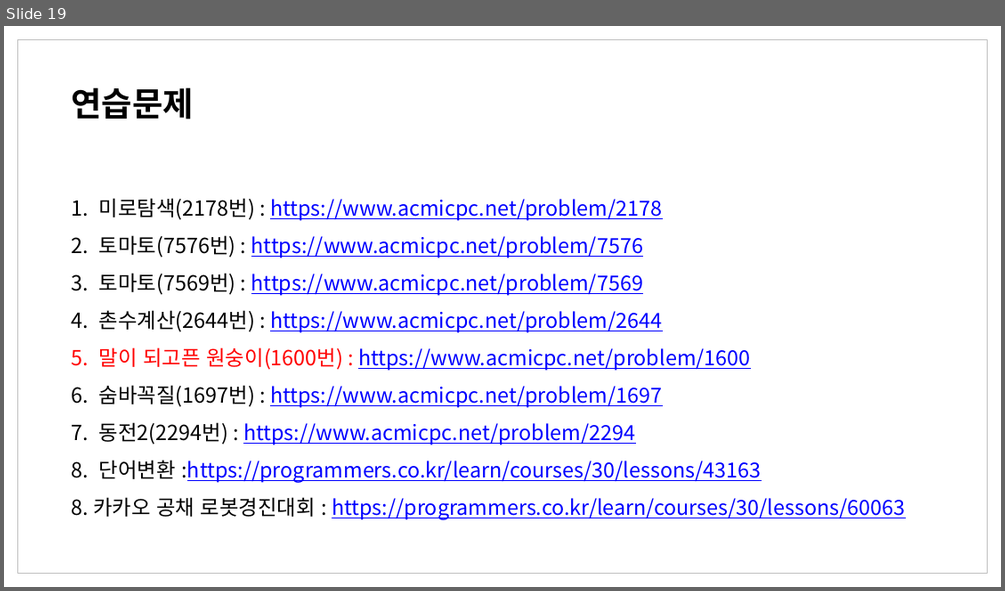
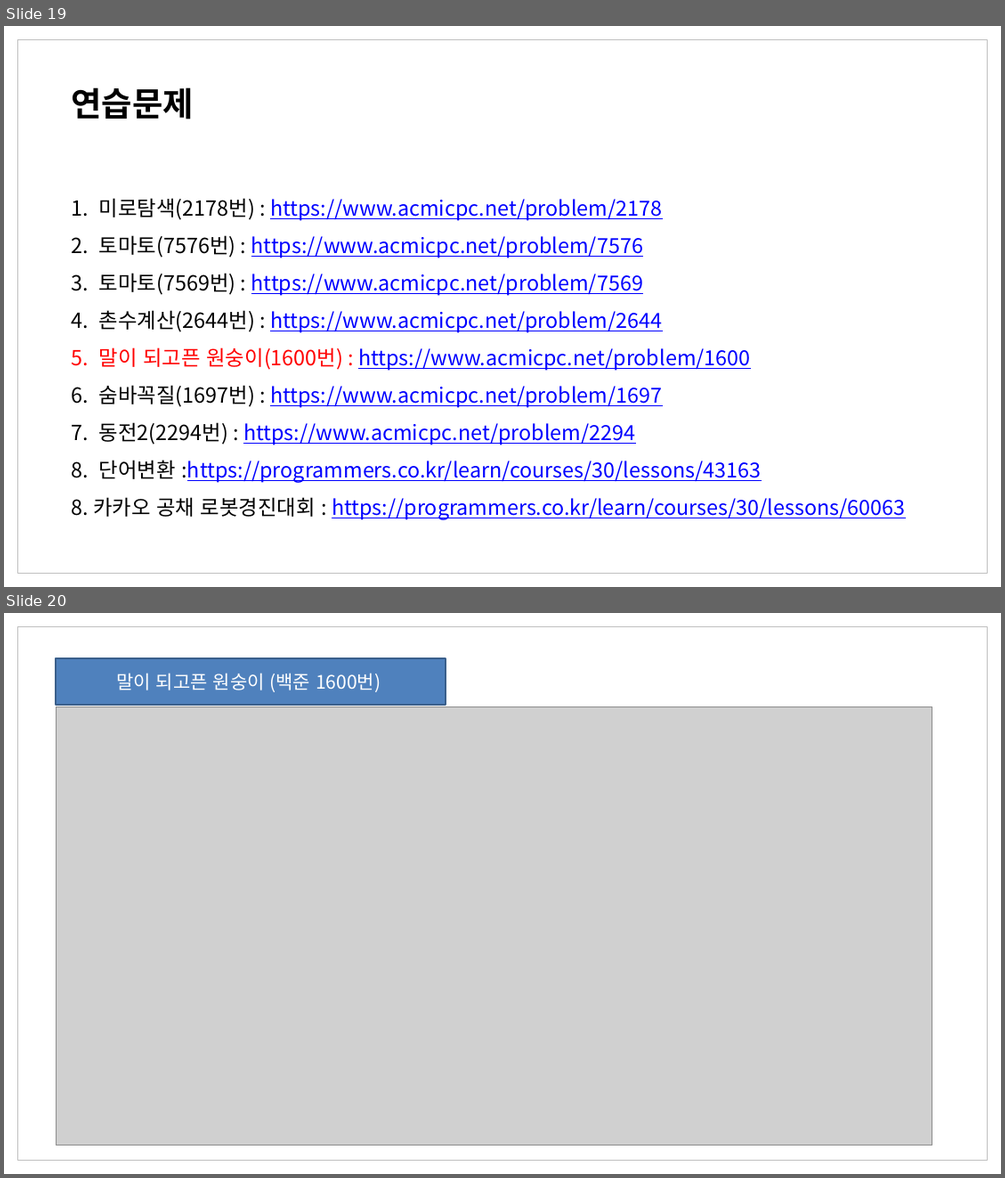
Before and after one commit to z2soo/Database, a slide deck: Algorithm_lecture/05_BFS.pptx. Shown one above the other, each under a label of ours: slide 19 before the commit, slides 19 and 20 after it. The pictures are 1005x591 and 1005x1178 pixels, drawn with LibreOffice and Linux fonts; fonts in the diff are those of the drawing; grey boxes stand for pictures. Boxes give left, top, right and bottom in pixels: in the first picture for what was removed or moved away, otherwise in the second. Text is boxed around its words. In the diff, an @@ line names an element or a change of style, - is before the commit and + after.

```diff
--- a/Algorithm_lecture/05_BFS.pptx
+++ b/Algorithm_lecture/05_BFS.pptx
@@ slide 20 added at (x1=4, y1=613, x2=1001, y2=1174), background #FFFFFF @@
@@ rectangle added at (x1=18, y1=627, x2=987, y2=1160), outline #BFBFBF 1 pt @@
@@ rectangle added at (x1=56, y1=658, x2=445, y2=705), fill #4F81BD, outline #3A5F8C 2 pt, 18 pt, text #FFFFFF @@
+말이 되고픈 원숭이 (백준 1600번)
@@ picture added at (x1=56, y1=706, x2=932, y2=1145) @@
```
Also in this commit, not shown: 2 other slides added, 1 other file.
